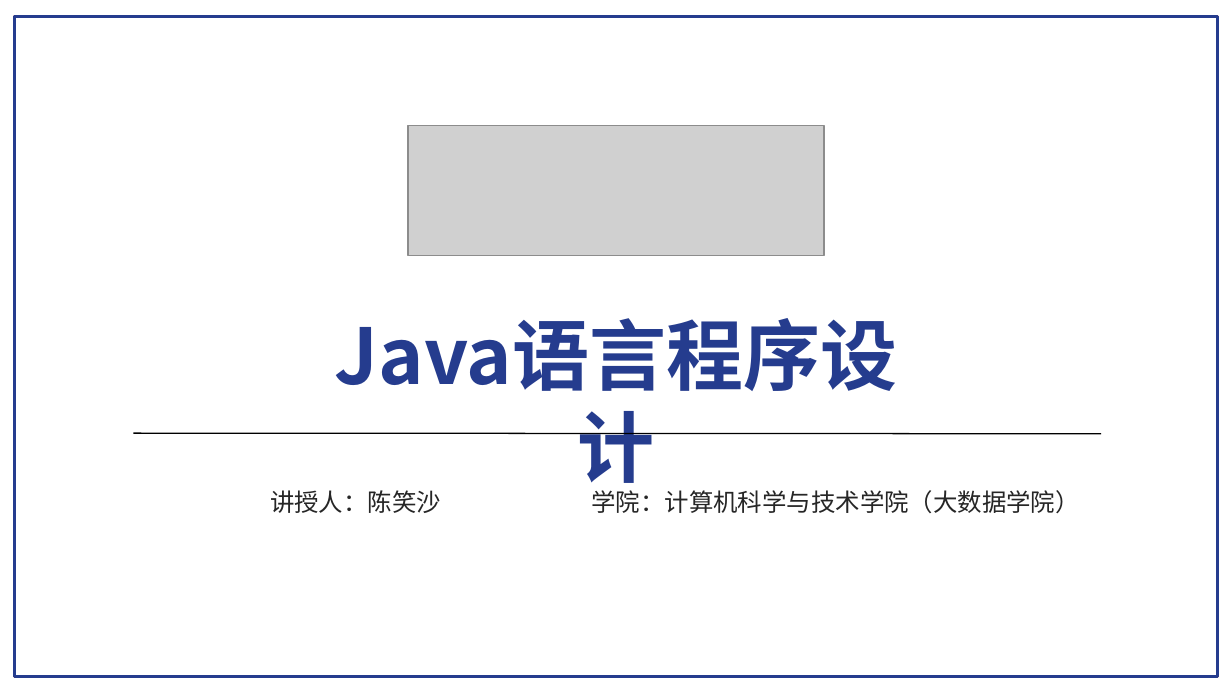
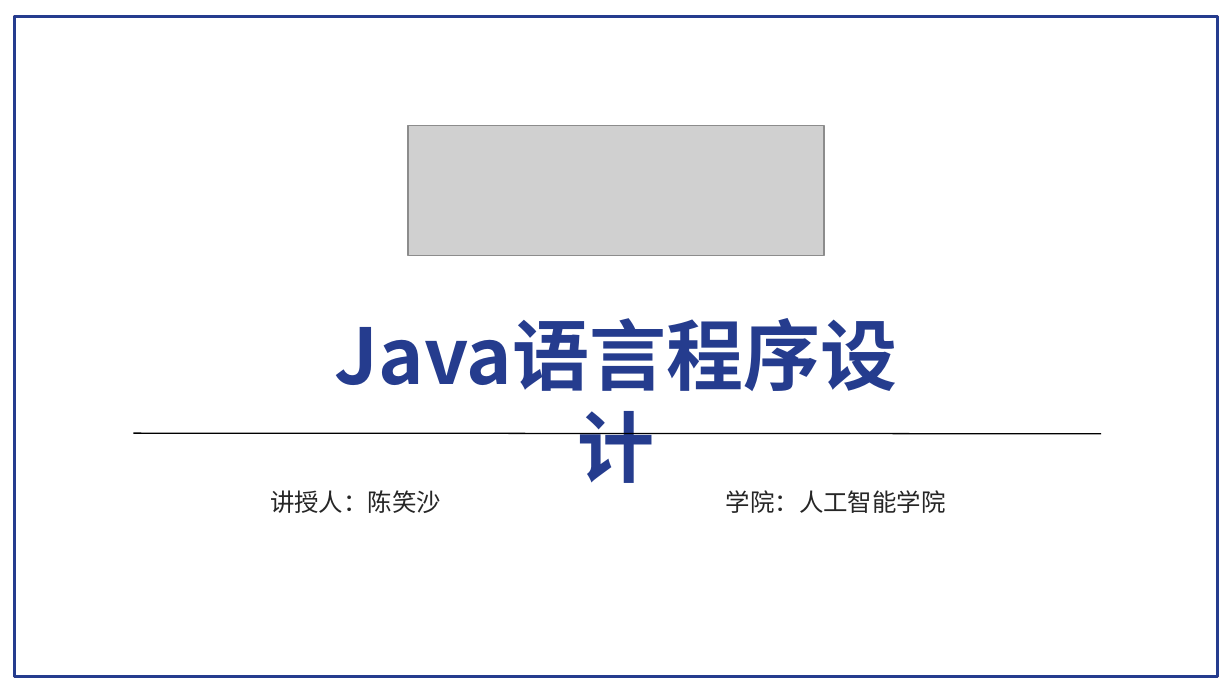
Before and after one commit to pdcxs/java-class-material, a slide deck: slide 1 of slides/10-Java输入输出操作.pptx. Drawn at 1232x693 pixels with LibreOffice and Linux fonts; fonts in the diff are those of the drawing; grey boxes stand for pictures. Boxes give left, top, right and bottom in pixels: in the first picture for what was removed or moved away, otherwise in the second. Text is boxed around its words. In the diff, an @@ line names an element or a change of style, - is before the commit and + after.

```diff
--- a/slides/10-Java输入输出操作.pptx
+++ b/slides/10-Java输入输出操作.pptx
@@ text at (x1=726, y1=490, x2=946, y2=513): text changed @@
-学院：计算机科学与技术学院（大数据学院）
+学院：人工智能学院
```
Also in this commit, not shown: 10 other files.
